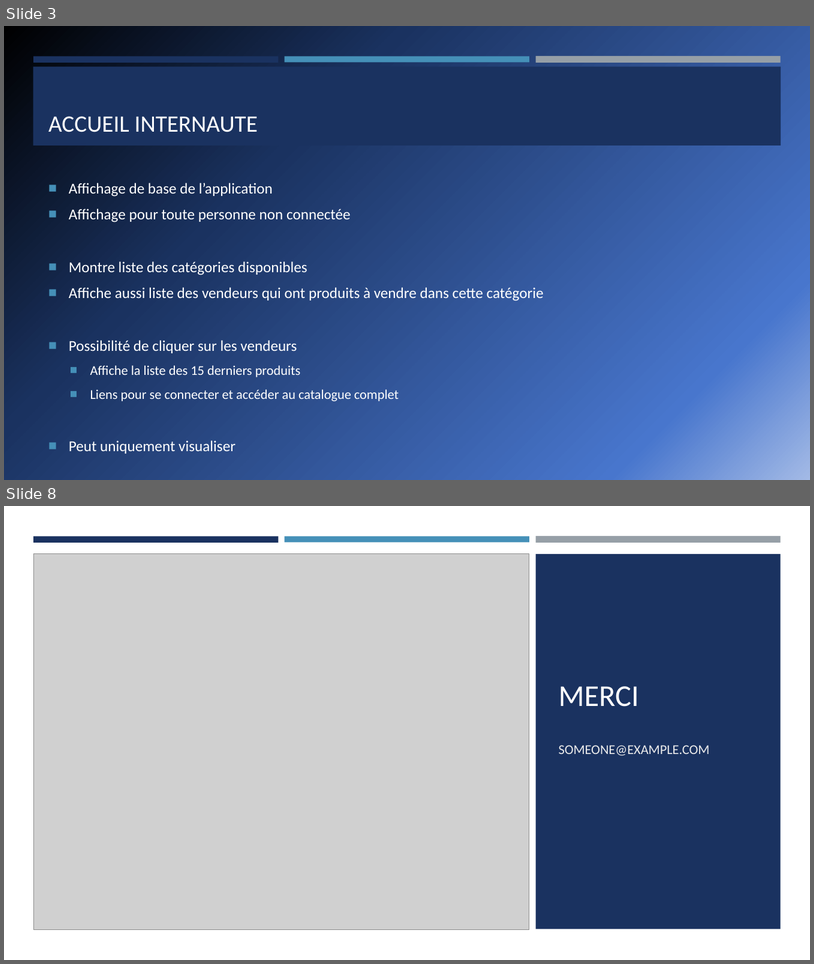
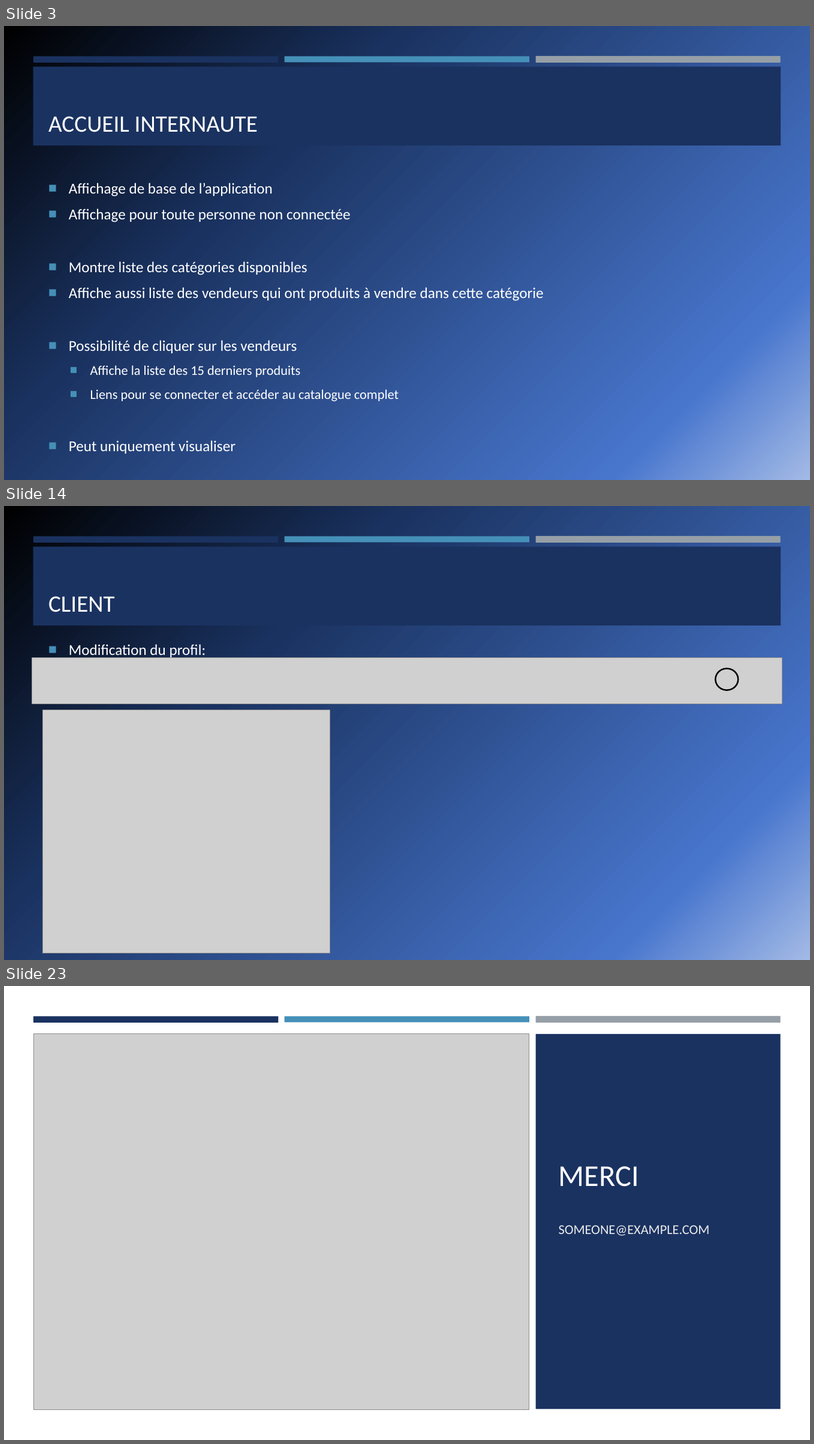
Before and after one commit to Rmoney3663/PROJET-COMMERCE-ELECTRONIQUE-1, a slide deck: PresentationFinalePetitesPuces.pptx. Shown one above the other, each under a label of ours: slides 3 and 8 before the commit, slides 3, 14 and 23 after it; the slides between them are not shown. The pictures are 814x964 and 814x1444 pixels, drawn with LibreOffice and Linux fonts; fonts in the diff are those of the drawing; grey boxes stand for pictures. Boxes give left, top, right and bottom in pixels: in the first picture for what was removed or moved away, otherwise in the second. Text is boxed around its words. In the diff, an @@ line names an element or a change of style, - is before the commit and + after.

```diff
--- a/PresentationFinalePetitesPuces.pptx
+++ b/PresentationFinalePetitesPuces.pptx
@@ slide 14 added at (4,506,810,960), background gradient #000000 to #1A3260 to #4876CD to #A3BAE6; not listed: 4 template elements that a slide beside it also shows @@
@@ title added at (48,596,115,612), 28 pt, text #FFFFFF @@
+CLIENT
@@ text added at (69,644,206,659), 18 pt, text #FFFFFF @@
+■ Modification du profil:
@@ picture added at (32,658,782,704) @@
@@ ellipse added at (716,668,739,690), outline #000000 1.75 pt @@
@@ picture added at (43,710,330,953) @@
@@ what was slide 8 is now slide 23 @@
```
Also in this commit, not shown: 4 slides changed, 15 other slides added, 1 slide removed.
